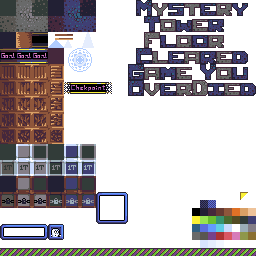
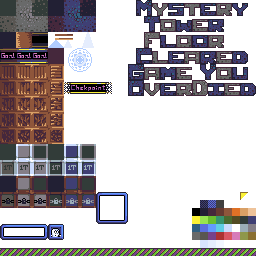
Layered file, before and after one edit (256 x 256). Changes by layer:
painted on "75%" over (216, 200, 224, 208)
